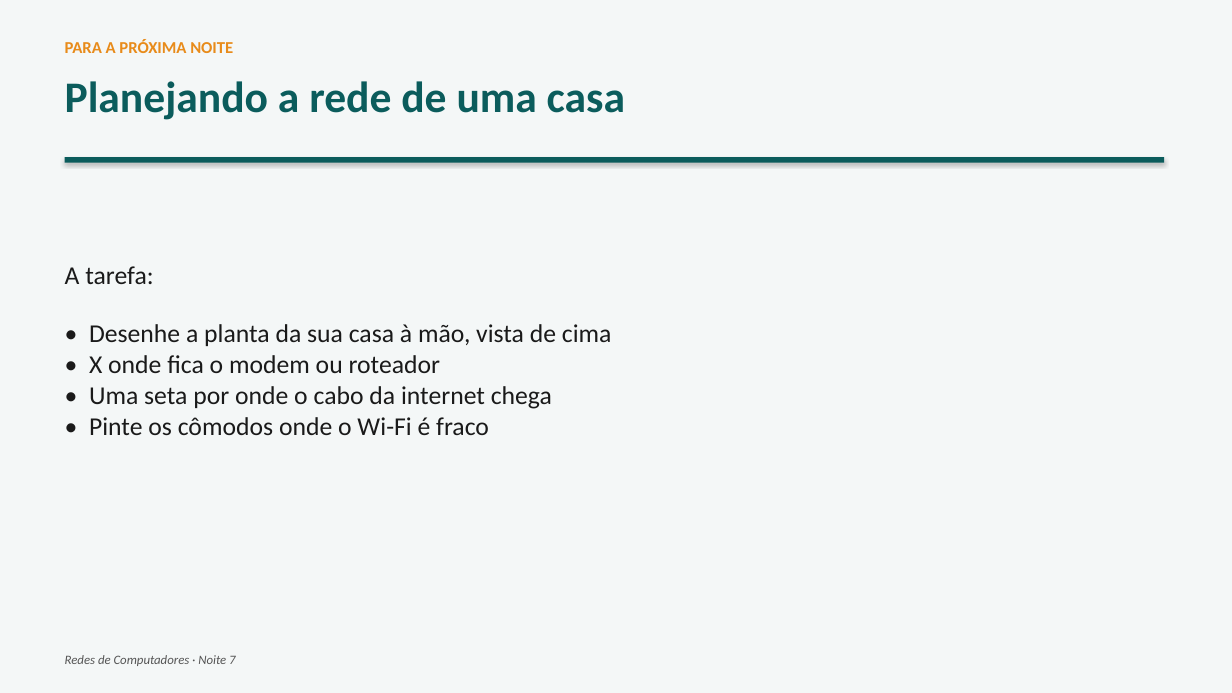
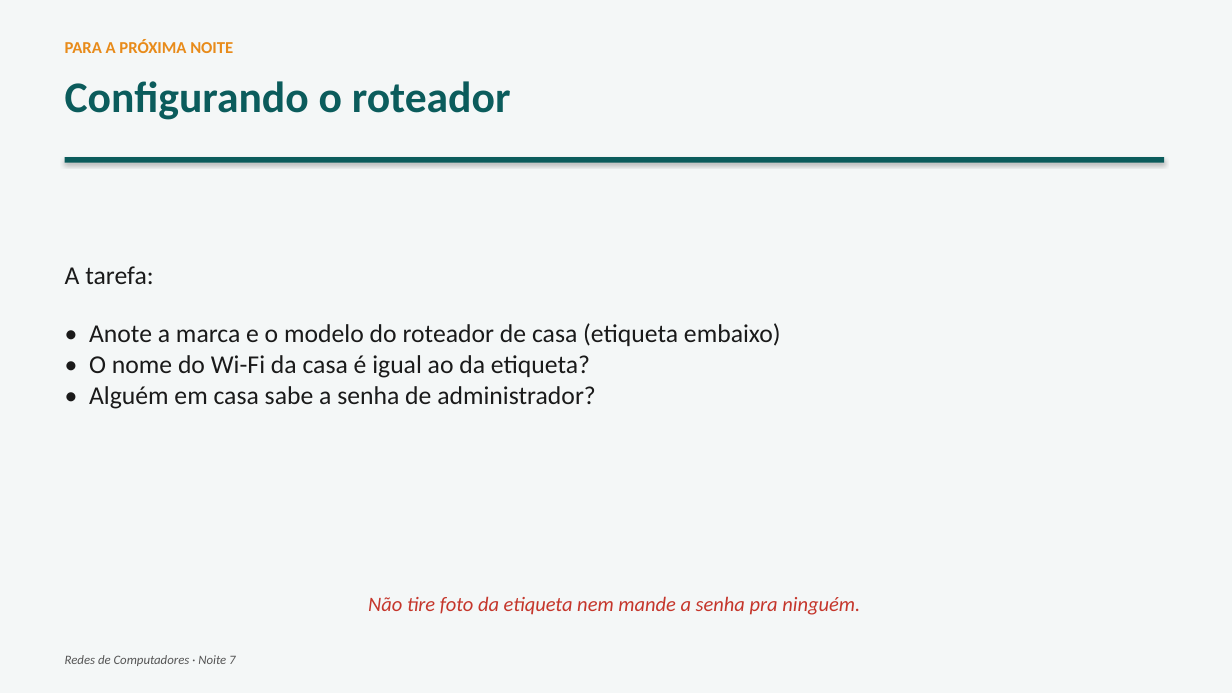
Before and after one commit to joninedel-prog/gerador_contratos, a slide deck: slide 29 of Aula - Redes 7 - Nomes na rede.pptx. Drawn at 1232x693 pixels with LibreOffice and Linux fonts; fonts in the diff are those of the drawing. Boxes give left, top, right and bottom in pixels: in the first picture for what was removed or moved away, otherwise in the second. Text is boxed around its words. In the diff, an @@ line names an element or a change of style, - is before the commit and + after.

```diff
--- a/Aula - Redes 7 - Nomes na rede.pptx
+++ b/Aula - Redes 7 - Nomes na rede.pptx
@@ text at (65, 81, 511, 120): text changed @@
-Planejando a rede de uma casa
+Configurando o roteador
@@ text at (89, 323, 781, 409): text changed @@
-• Desenhe a planta da sua casa à mão, vista de cima
-• X onde fica o modem ou roteador
-• Uma seta por onde o cabo da internet chega
-• Pinte os cômodos onde o Wi-Fi é fraco
+• Anote a marca e o modelo do roteador de casa (etiqueta embaixo)
+• O nome do Wi-Fi da casa é igual ao da etiqueta?
+• Alguém em casa sabe a senha de administrador?
@@ text added at (368, 596, 860, 615), 16 pt, text #C5362B, italic @@
+Não tire foto da etiqueta nem mande a senha pra ninguém.
```
Also in this commit, not shown: 1 other slide changed, 15 other files.
